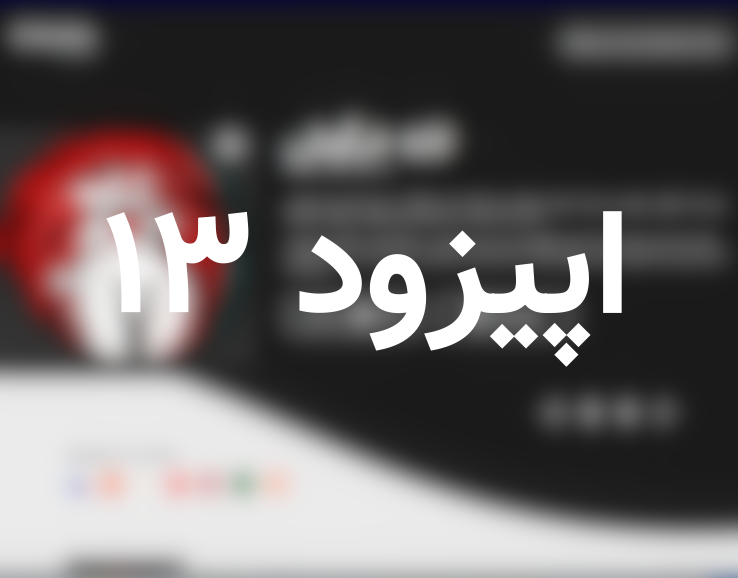
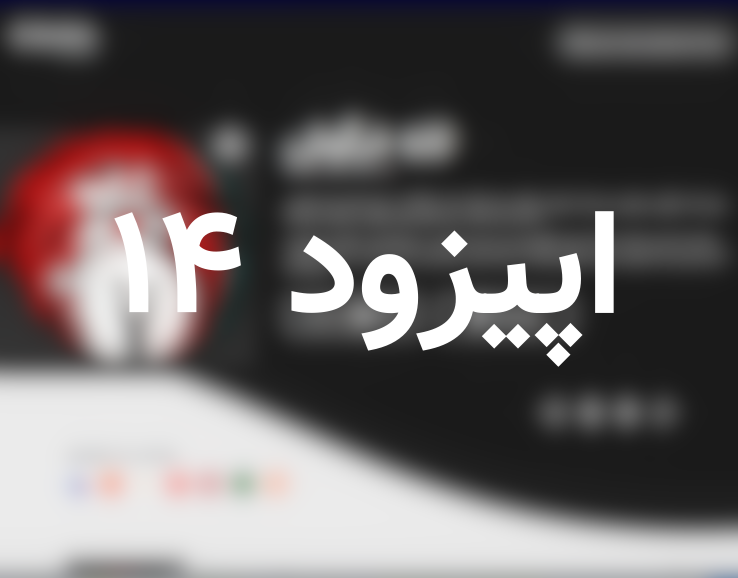
The second 738x578 image is a revision of the first. Changes to its layers:
renamed "اپیزود ۱۳" to "اپیزود 14", painted on it over (x1=106, y1=211, x2=622, y2=367)
